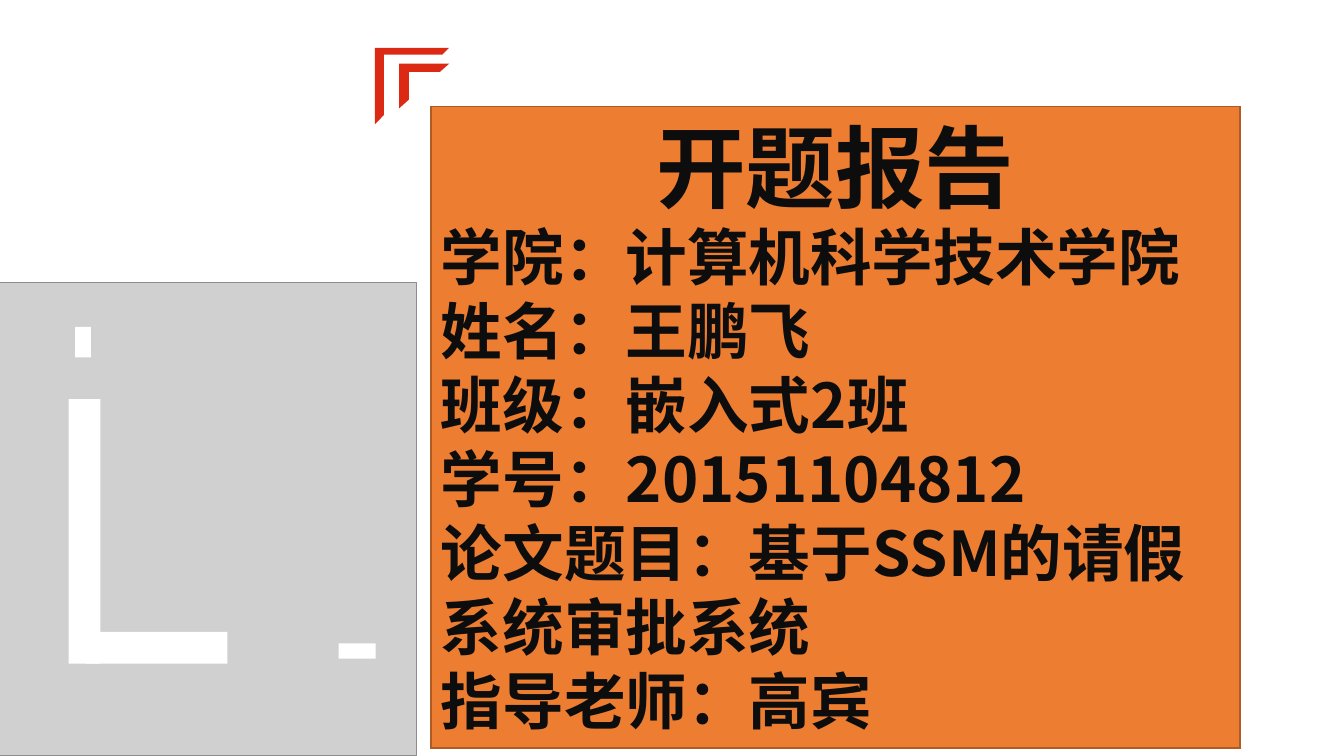
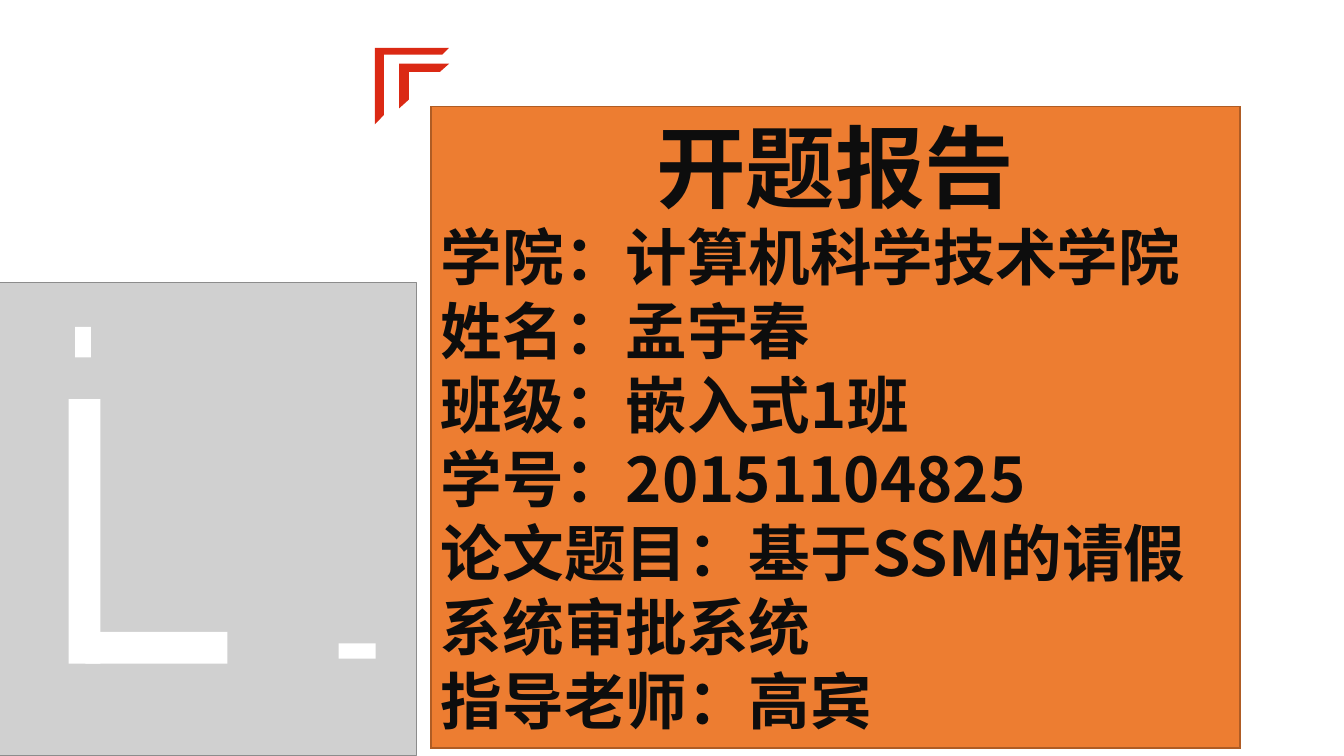
Before and after one commit to imnu-mengyuchun/qjxt, a slide deck: slide 1 of 毕设资料/20151104825.pptx. Drawn at 1344x756 pixels with LibreOffice and Linux fonts; fonts in the diff are those of the drawing; grey boxes stand for pictures. Boxes give left, top, right and bottom in pixels: in the first picture for what was removed or moved away, otherwise in the second. Text is boxed around its words. In the diff, an @@ line names an element or a change of style, - is before the commit and + after.

```diff
--- a/毕设资料/20151104825.pptx
+++ b/毕设资料/20151104825.pptx
@@ text in rectangle at box(441, 301, 1026, 508): text changed @@
-姓名：王鹏飞
-班级：嵌入式2班
-学号：20151104812
+姓名：孟宇春
+班级：嵌入式1班
+学号：20151104825
```
